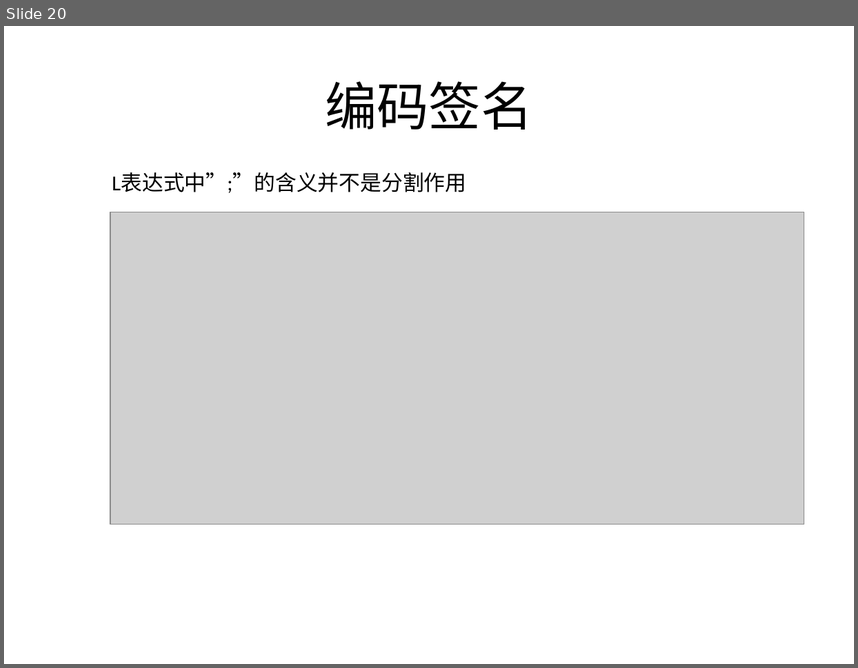
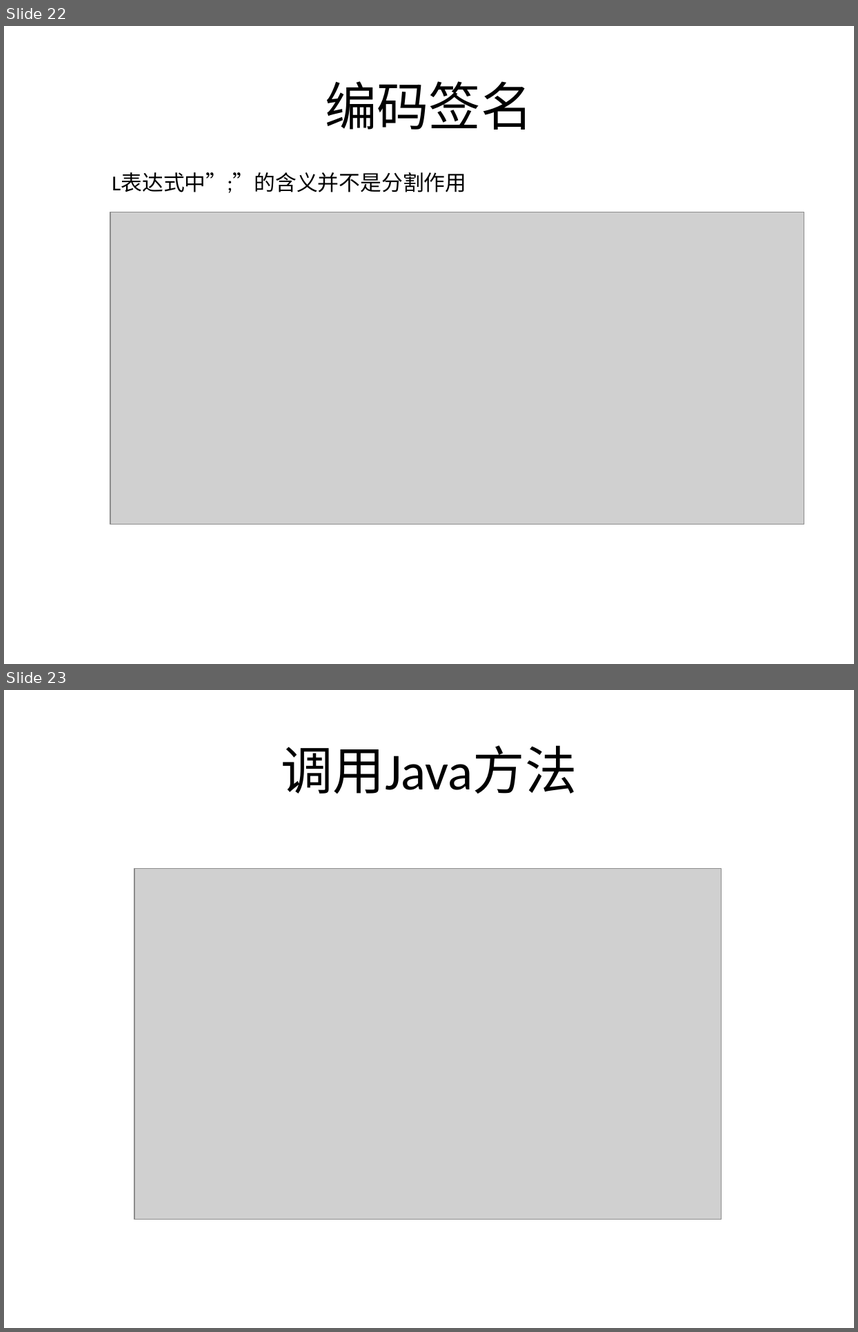
Before and after one commit to lovehzh/JNI-Study, a slide deck: JNI技术.pptx. Shown one above the other, each under a label of ours: slide 20 before the commit, slides 22 and 23 after it. The pictures are 858x668 and 858x1332 pixels, drawn with LibreOffice and Linux fonts; fonts in the diff are those of the drawing; grey boxes stand for pictures; background and template pictures are left out. Boxes give left, top, right and bottom in pixels: in the first picture for what was removed or moved away, otherwise in the second. Text is boxed around its words. In the diff, an @@ line names an element or a change of style, - is before the commit and + after.

```diff
--- a/JNI技术.pptx
+++ b/JNI技术.pptx
@@ slide 23 added at (4, 690, 854, 1328), background picture (left out) @@
@@ title added at (281, 745, 577, 793), 44 pt, text #000000 @@
+调用Java方法
@@ picture added at (135, 869, 722, 1220) @@
@@ what was slide 20 is now slide 22 @@
```
Also in this commit, not shown: 6 other slides added.
